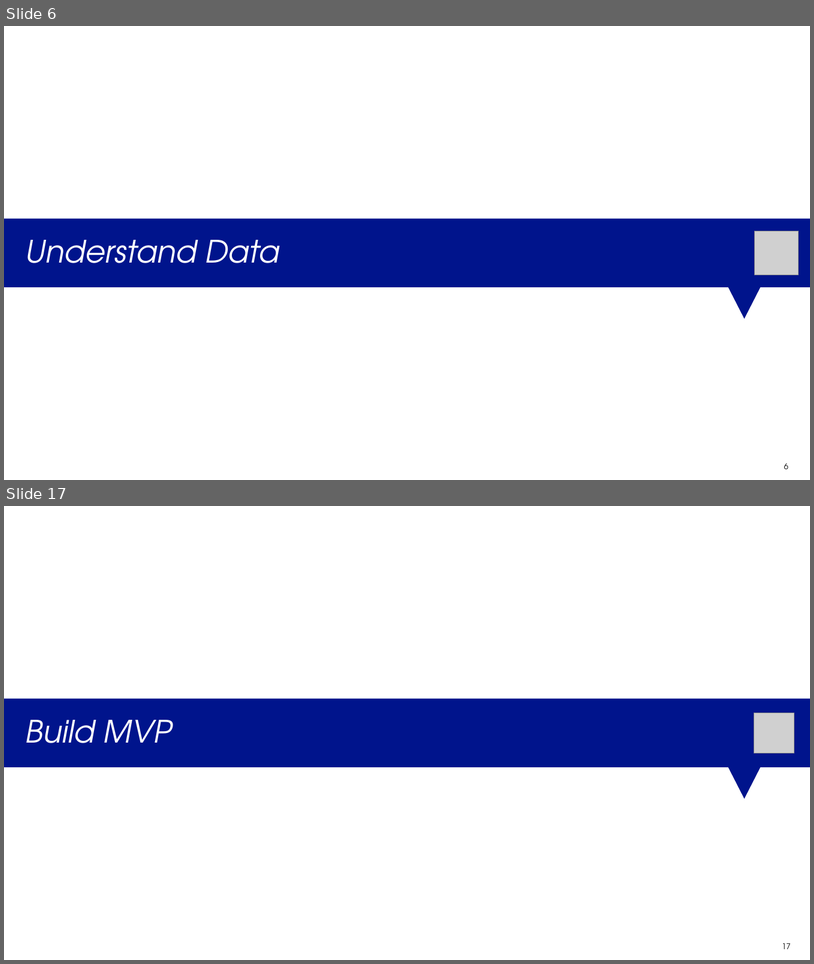
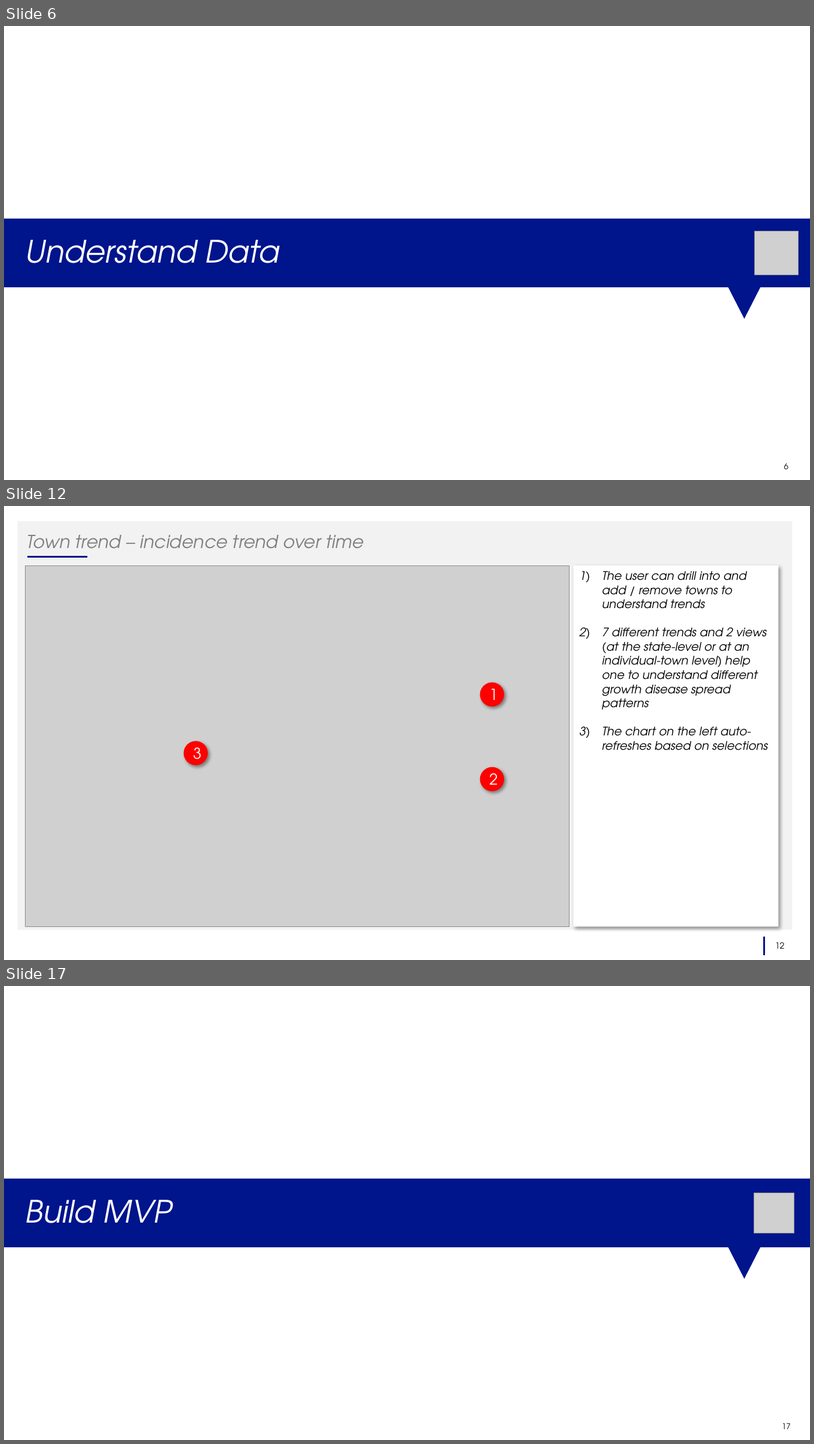
Before and after one commit to vckolla/corona, a slide deck: 05_corona_trend_mvp_2020_04_05_v2.pptx. Shown one above the other, each under a label of ours: slides 6 and 17 before the commit, slides 6, 12 and 17 after it; the slides between them are not shown. The pictures are 814x964 and 814x1444 pixels, drawn with LibreOffice and Linux fonts; fonts in the diff are those of the drawing; grey boxes stand for pictures. Boxes give left, top, right and bottom in pixels: in the first picture for what was removed or moved away, otherwise in the second. Text is boxed around its words. In the diff, an @@ line names an element or a change of style, - is before the commit and + after.

```diff
--- a/05_corona_trend_mvp_2020_04_05_v2.pptx
+++ b/05_corona_trend_mvp_2020_04_05_v2.pptx
@@ slide 12 added at (4,506,810,960), background #FFFFFF @@
@@ rectangle added at (17,521,792,930), fill #F2F2F2 @@
@@ title added at (26,535,364,556), 21.3 pt, text #808080, italic @@
+Town trend – incidence trend over time
@@ line added from (27, 557) to (87, 557), #00148C 2.25 pt @@
@@ picture added at (25,565,570,927) @@
@@ rectangle added at (574,565,779,927), fill #FFFFFF, 14 pt, text #000000, italic @@
+1) The user can drill into and add / remove towns to understand trends
+2) 7 different trends and 2 views (at the state-level or at an individual-town level) help one to understand different growth disease spread patterns
+3) The chart on the left auto-refreshes based on selections
@@ ellipse added at (480,682,504,706), fill #FF0000, 18 pt, text #FFFFFF @@
+1
@@ ellipse added at (183,741,208,765), fill #FF0000, 18 pt, text #FFFFFF @@
+3
@@ ellipse added at (480,767,504,791), fill #FF0000, 18 pt, text #FFFFFF @@
+2
@@ line added from (764, 955) to (764, 936), #00148C 2.25 pt @@
@@ page number added at (776,942,785,948), 10 pt, text #000000 @@
+12
```
Also in this commit, not shown: 6 slides changed, 5 other slides added, 6 slides removed, 17 other files.
